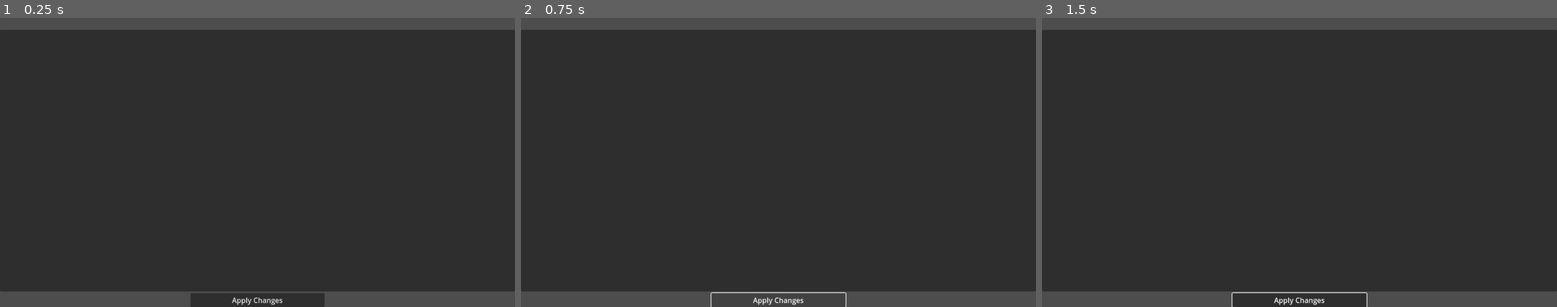
Above: before the commit, frames 1-3 (left to right).
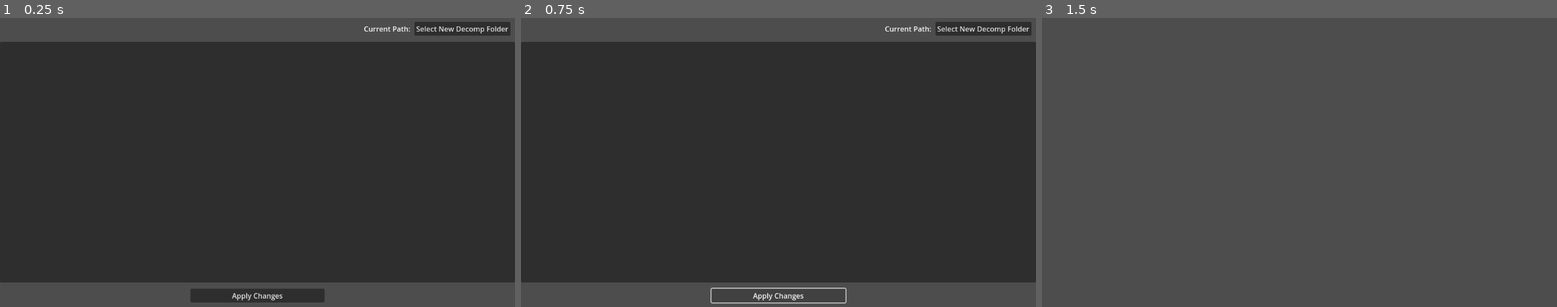
Above: after the commit, the same moments.

Repository: someone2639/HackerSM64-Configurator
Game: Godot game, scene res://MainPage.tscn
The game is run twice, just before and just after one commit, with the same random seed, the same clock (stepped at 60 frames per second) and the same inputs. This scene is started directly instead of the project's main scene.
Inputs (mouse positions are in pixels of both pictures, inside the frame that each line leads up to):
- Up to frame 1 (0.25 s): no input
- Up to frame 2 (0.75 s): click "Apply Changes" at 0.5 s
- Up to frame 3 (1.5 s): click (1505, 29) at 1.25 s, where only the run after the commit has a clickable "Select New Decomp Folder"

The runs differ from the first frame. In frame 1, 7.8% of the frame differs, in the area x 0-100%, y 1-100%; in frame 2, 7.5%; in frame 3, 92%, in the area x 0-100%, y 4-100%.
Error before the commit: Attempt to call function 'list_dir_begin' in base 'null instance' on a null instance. (res://config_tabs.gd:85)
Error after the commit: Attempt to call function 'list_dir_begin' in base 'null instance' on a null instance. (res://config_tabs.gd:96)

Commit message:
Add ability to pick new decomp folder; exporting works

Diff:
--- a/FileDialog.gd
+++ b/FileDialog.gd
@@ -1,30 +1,23 @@
 extends FileDialog
-
-func goto_dir(dir):
-	GlobalVars.file_path = dir
-	get_tree().change_scene_to_file("res://MainPage.tscn")
 
 
 func _ready():
-	if FileAccess.file_exists("user://decomp_dir.txt"):
+	if len(GlobalVars.file_path) > 0:
+		pass
+	elif FileAccess.file_exists("user://decomp_dir.txt"):
 		var file = FileAccess.open("user://decomp_dir.txt", FileAccess.READ)
 		var dir = file.get_as_text()
-		goto_dir(dir)
-	else:
-		#print_debug("no saved dir exists")
-		return
-
-
-# Called every frame. 'delta' is the elapsed time since the previous frame.
-func _process(delta):
-	pass
+		file.close()
+		GlobalVars.file_path = dir
+		get_tree().call_deferred("change_scene_to_file", "res://MainPage.tscn")
 
 
 func _on_dir_selected(dir):
 	# TODO: verify this is a decomp folder, error if not
 	var file = FileAccess.open("user://decomp_dir.txt", FileAccess.WRITE)
 	file.store_string(dir)
-	goto_dir(dir)
+	GlobalVars.file_path = dir
+	get_tree().change_scene_to_file("res://MainPage.tscn")
 
 
 func _on_canceled():
--- a/MainPage.tscn
+++ b/MainPage.tscn
@@ -1,6 +1,7 @@
-[gd_scene load_steps=2 format=3 uid="uid://dbscidh440jl0"]
+[gd_scene load_steps=3 format=3 uid="uid://dbscidh440jl0"]
 
 [ext_resource type="Script" path="res://config_tabs.gd" id="1_5ne1x"]
+[ext_resource type="Script" path="res://MainPage_topbar.gd" id="1_vounr"]
 
 [node name="Control" type="Control"]
 layout_mode = 3
@@ -11,6 +12,7 @@
 grow_vertical = 2
 size_flags_horizontal = 3
 size_flags_vertical = 3
+script = ExtResource("1_vounr")
 
 [node name="VBoxContainer" type="VBoxContainer" parent="."]
 layout_mode = 1
@@ -20,26 +22,48 @@
 grow_horizontal = 2
 grow_vertical = 2
 
-[node name="HBoxContainer" type="HBoxContainer" parent="VBoxContainer"]
+[node name="top_bar" type="MarginContainer" parent="VBoxContainer"]
+layout_mode = 2
+theme_override_constants/margin_left = 10
+theme_override_constants/margin_top = 10
+theme_override_constants/margin_right = 10
+theme_override_constants/margin_bottom = 10
+
+[node name="HBoxContainer" type="HBoxContainer" parent="VBoxContainer/top_bar"]
 custom_minimum_size = Vector2(0, 24)
 layout_mode = 2
 size_flags_vertical = 0
+alignment = 2
+
+[node name="cur_path" type="Label" parent="VBoxContainer/top_bar/HBoxContainer"]
+layout_mode = 2
+
+[node name="NewFolderButton" type="Button" parent="VBoxContainer/top_bar/HBoxContainer"]
+layout_mode = 2
+text = "Select New Decomp Folder"
 
 [node name="TabContainer" type="TabContainer" parent="VBoxContainer"]
 layout_mode = 2
 size_flags_vertical = 3
 script = ExtResource("1_5ne1x")
 
-[node name="HBoxContainer2" type="HBoxContainer" parent="VBoxContainer"]
+[node name="bottom_bar" type="MarginContainer" parent="VBoxContainer"]
+layout_mode = 2
+theme_override_constants/margin_top = 10
+theme_override_constants/margin_bottom = 10
+
+[node name="HBoxContainer2" type="HBoxContainer" parent="VBoxContainer/bottom_bar"]
 custom_minimum_size = Vector2(0, 26)
 layout_mode = 2
 size_flags_vertical = 8
 
-[node name="ApplyChangesButton" type="Button" parent="VBoxContainer/HBoxContainer2"]
+[node name="ApplyChangesButton" type="Button" parent="VBoxContainer/bottom_bar/HBoxContainer2"]
 custom_minimum_size = Vector2(300, 0)
 layout_mode = 2
 size_flags_horizontal = 6
 size_flags_vertical = 4
 text = "Apply Changes"
 
-[connection signal="pressed" from="VBoxContainer/HBoxContainer2/ApplyChangesButton" to="VBoxContainer/TabContainer" method="_on_apply_changes_button_pressed"]
+[connection signal="tree_entered" from="VBoxContainer/top_bar/HBoxContainer/cur_path" to="." method="_on_cur_path_tree_entered"]
+[connection signal="pressed" from="VBoxContainer/top_bar/HBoxContainer/NewFolderButton" to="." method="_on_new_folder_button_pressed"]
+[connection signal="pressed" from="VBoxContainer/bottom_bar/HBoxContainer2/ApplyChangesButton" to="VBoxContainer/TabContainer" method="_on_apply_changes_button_pressed"]
--- /dev/null
+++ b/MainPage_topbar.gd
@@ -0,0 +1,11 @@
+extends Control
+
+# Called when the node enters the scene tree for the first time.
+func _ready():
+	pass # Replace with function body.
+
+func _on_new_folder_button_pressed():
+	get_tree().change_scene_to_file("res://SelectDecomp.tscn")
+
+func _on_cur_path_tree_entered():
+	get_node("VBoxContainer/top_bar/HBoxContainer/cur_path").text = "Current Path: " + GlobalVars.file_path
--- a/config_tabs.gd
+++ b/config_tabs.gd
@@ -6,37 +6,40 @@
 const Description = preload("res://Description.gd")
 
 func process_file(tab, filepath):
-	print_debug("processing ", filepath)
+	#print_debug("processing ", filepath)
 	var file = FileAccess.open(filepath, FileAccess.READ)
 	# TODO: add descriptions
 	var curDesc : String = ""
-	var desc : Description = null
+	var _desc : Description = null
 	var ignoringLine : bool = false
+
+	# TODO: Special cases
+	# internal rom name: pad to 20 chars, have a limit too
+	#
 
 	while !file.eof_reached():
 		var line = file.get_line()
 		var state = false
 		var labelname = ""
 
-		if "#if" in line:
-			ignoringLine = true
 		if "#endif" in line:
 			ignoringLine = false
+		elif "#elif" in line:
+			ignoringLine = true
+		elif "#if" in line:
+			ignoringLine = true
 
 		if ignoringLine:
 			continue
 
 		if "/**" in line.substr(0,3):
 			curDesc = line.substr(3) + "\n"
-			#print("START ", curDesc)
 		elif " * " in line.substr(0,3):
 			curDesc += line.substr(3) + "\n"
-			#print("MIDDLE  ", curDesc)
 		elif "*/" in line:
 			pass
 			#desc = Description.new()
 			#desc.text = curDesc
-			#print("END  ", curDesc)
 
 		if "#define" in line:
 			if "(" in line and ")" in line:
@@ -52,6 +55,8 @@
 						toAdd.value = val
 						toAdd.state = false
 						toAdd.tooltip_text = curDesc
+						toAdd._defname = real_name
+						toAdd._filepath = filepath
 						GlobalVars.defines_db[filepath][real_name] = [state, val]
 						tab.add_child(toAdd)
 					else:
@@ -60,7 +65,12 @@
 						var toAdd = value_entry.instantiate()
 						toAdd.optname = real_name.capitalize()
 						toAdd.value = val
+						if labelname.split(" ", false)[0].strip_edges() == "INTERNAL_ROM_NAME":
+							toAdd.max_length = 20
+							toAdd.value = labelname.split('"', false)[1]
 						toAdd.tooltip_text = curDesc
+						toAdd._defname = real_name
+						toAdd._filepath = filepath
 						tab.add_child(toAdd)
 						GlobalVars.defines_db[filepath][real_name] = val
 				else: # just on/off
@@ -71,8 +81,9 @@
 					var toAdd = onoff.instantiate()
 					toAdd.optname = labelname.capitalize()
 					toAdd.state = state
-					print(curDesc)
 					toAdd.tooltip_text = curDesc
+					toAdd._defname = labelname
+					toAdd._filepath = filepath
 					GlobalVars.defines_db[filepath][labelname] = state
 					#print(labelname)
 					tab.add_child(toAdd)
@@ -101,6 +112,11 @@
 					margins.set_name(tab_title)
 					add_child(margins)
 
+					#var scroller = ScrollContainer.new()
+					#scroller.size_flags_horizontal = Control.SIZE_EXPAND_FILL
+					#scroller.size_flags_vertical = Control.SIZE_EXPAND_FILL
+					#margins.add_child(scroller)
+
 					var tab = VBoxContainer.new()
 					tab.alignment = BoxContainer.ALIGNMENT_CENTER
 					tab.add_theme_constant_override("separation", 24)
@@ -109,11 +125,44 @@
 					process_file(tab, dirname + file_name)
 		file_name = dir.get_next()
 
+func _on_apply_changes_button_pressed():
+	for filename in GlobalVars.defines_db:
+		var db = GlobalVars.defines_db[filename]
+		var file = FileAccess.open(filename, FileAccess.READ)
+		var filebuf = file.get_as_text()
+		file.close()
+		var fl = filebuf.split("\n")
+		var outbuf = ""
+		for i in len(fl):
+			var line = fl[i]
 
-# Called every frame. 'delta' is the elapsed time since the previous frame.
-func _process(delta):
-	pass
+			if "#define" in line.substr(0,10):
+				var defname = line.split("#define")[1].strip_edges()
+				if len(defname.split(" ", false)) > 1:
+					defname = defname.split(" ", false)[0].strip_edges()
+				if defname in db:
+					if db[defname] is int:
+						outbuf += "#define " + defname + " " + str(db[defname]) + "\n"
+					elif db[defname] is String:
+						outbuf += "#define " + defname + " " + db[defname] + "\n"
+					elif db[defname] is bool:
+						if db[defname]:
+							outbuf += "#define " + defname + "\n"
+						else:
+							outbuf += "// #define " + defname + "\n"
+					elif db[defname] is Array:
+						if db[defname][0]:
+							outbuf += "#define " + defname + " " + str(db[defname][1]) + "\n"
+						else:
+							outbuf += "// #define " + defname + " " + str(db[defname][1]) + "\n"
+				else:
+					outbuf += line + "\n"
+			else:
+				if i < len(fl) - 1:
+					outbuf += line + "\n"
 
-func _on_apply_changes_button_pressed():
+		file = FileAccess.open(filename, FileAccess.WRITE)
+		file.store_string(outbuf)
+		file.close()
+		#print_debug(filename)
 	# TODO: write all headers to decomp
-	pass # Replace with function body.
--- a/onoff_entry.gd
+++ b/onoff_entry.gd
@@ -2,13 +2,11 @@
 
 @export var optname : String
 @export var state : bool
+@export var _filepath : String
+@export var _defname : String
 
 # Called when the node enters the scene tree for the first time.
 func _ready():
-	pass
-
-# Called every frame. 'delta' is the elapsed time since the previous frame.
-func _process(delta):
 	pass
 
 func _on_option_name_tree_entered():
@@ -18,3 +16,6 @@
 	var butt = get_node("HBoxContainer/option_state") as CheckButton
 	butt.button_pressed = state
 	butt.tooltip_text = self.tooltip_text
+
+func _on_option_state_toggled(toggled_on):
+	GlobalVars.defines_db[_filepath][_defname] = toggled_on
--- a/onoff_entry.tscn
+++ b/onoff_entry.tscn
@@ -36,4 +36,5 @@
 "
 
 [connection signal="tree_entered" from="HBoxContainer/option_name" to="." method="_on_option_name_tree_entered"]
+[connection signal="toggled" from="HBoxContainer/option_state" to="." method="_on_option_state_toggled"]
 [connection signal="tree_entered" from="HBoxContainer/option_state" to="." method="_on_option_state_tree_entered"]
--- a/onoff_value_entry.gd
+++ b/onoff_value_entry.gd
@@ -3,16 +3,12 @@
 @export var optname : String
 @export var state : bool
 @export var value : String
+@export var _filepath : String
+@export var _defname : String
 
 # Called when the node enters the scene tree for the first time.
 func _ready():
 	pass # Replace with function body.
-
-
-# Called every frame. 'delta' is the elapsed time since the previous frame.
-func _process(delta):
-	pass
-
 
 func _on_option_name_tree_entered():
 	get_node("HBoxContainer/option_name").text = optname
@@ -29,3 +25,7 @@
 func _on_option_on_toggled(toggled_on):
 	var toEdit = get_node("HBoxContainer/buttons/option_text") as LineEdit
 	toEdit.editable = toggled_on
+	GlobalVars.defines_db[_filepath][_defname] = [toggled_on, toEdit.text]
+
+func _on_option_text_text_changed(new_text):
+	GlobalVars.defines_db[_filepath][_defname] = [true, new_text]
--- a/onoff_value_entry.tscn
+++ b/onoff_value_entry.tscn
@@ -47,4 +47,5 @@
 [connection signal="tree_entered" from="HBoxContainer/option_name" to="." method="_on_option_name_tree_entered"]
 [connection signal="toggled" from="HBoxContainer/buttons/option_on" to="." method="_on_option_on_toggled"]
 [connection signal="tree_entered" from="HBoxContainer/buttons/option_on" to="." method="_on_option_on_tree_entered"]
+[connection signal="text_changed" from="HBoxContainer/buttons/option_text" to="." method="_on_option_text_text_changed"]
 [connection signal="tree_entered" from="HBoxContainer/buttons/option_text" to="." method="_on_option_text_tree_entered"]
--- a/value_entry.gd
+++ b/value_entry.gd
@@ -2,15 +2,13 @@
 
 @export var optname : String
 @export var value : String
+@export var max_length : int = 0
+@export var _filepath : String
+@export var _defname : String
 
 # Called when the node enters the scene tree for the first time.
 func _ready():
 	pass # Replace with function body.
-
-
-# Called every frame. 'delta' is the elapsed time since the previous frame.
-func _process(delta):
-	pass
 
 
 func _on_option_name_tree_entered():
@@ -19,4 +17,8 @@
 func _on_option_text_tree_entered():
 	var toEdit = get_node("HBoxContainer/option_text") as LineEdit
 	toEdit.text = value
+	toEdit.max_length = max_length
 	toEdit.tooltip_text = self.tooltip_text
+
+func _on_option_text_text_changed(new_text):
+	GlobalVars.defines_db[_filepath][_defname] = new_text
--- a/value_entry.tscn
+++ b/value_entry.tscn
@@ -36,4 +36,5 @@
 expand_to_text_length = true
 
 [connection signal="tree_entered" from="HBoxContainer/option_name" to="." method="_on_option_name_tree_entered"]
+[connection signal="text_changed" from="HBoxContainer/option_text" to="." method="_on_option_text_text_changed"]
 [connection signal="tree_entered" from="HBoxContainer/option_text" to="." method="_on_option_text_tree_entered"]
